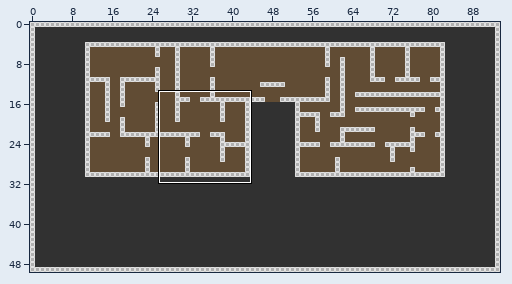
Level history. Tiled map: libGDX Workspace/core/assets/tileMaps/Level1/customset3.tmx. The picture above shows the old version from afar; the outline marks the close-up.
Close-up. Earlier state:
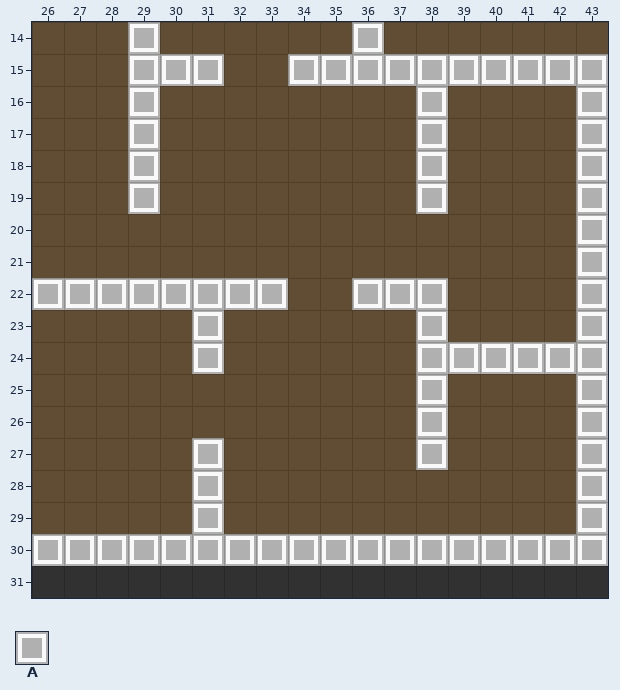
Cells are 32x32 px. Shown: x 26..43, y 14..31. The commit also changed other parts of the map, which this record leaves out.
Key: from "customset3": A 0.
_ is an empty cell.
Layers that did not change in this view are not listed.
Layer "walls" before, first column x 26:
14 ___A______A_______
15 ___AAA__AAAAAAAAAA
16 ___A________A____A
17 ___A________A____A
18 ___A________A____A
19 ___A________A____A
20 _________________A
21 _________________A
22 AAAAAAAA__AAA____A
23 _____A______A____A
24 _____A______AAAAAA
25 ____________A____A
26 ____________A____A
27 _____A______A____A
28 _____A___________A
29 _____A___________A
30 AAAAAAAAAAAAAAAAAA
31 __________________
Once edited:
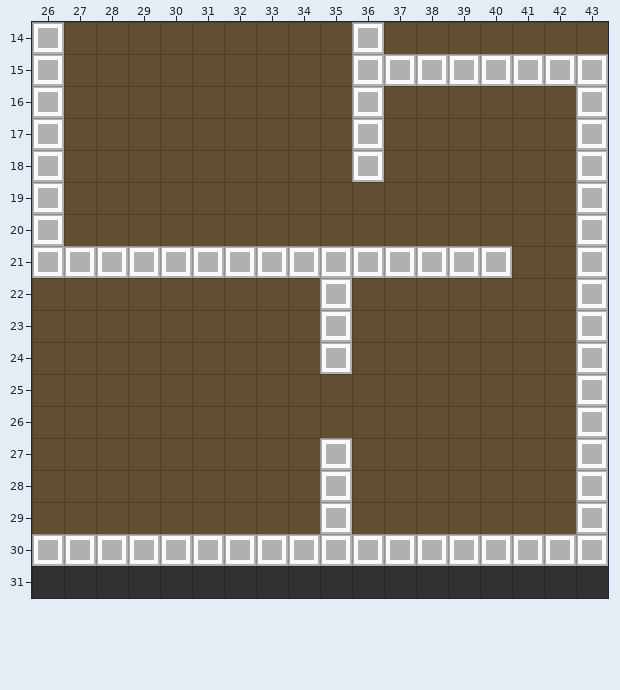
Diff:
Layer "walls":
y 14: x 26 _ -> A; x 29 A -> _
y 15: x 26 _ -> A; x 29..31 AAA -> ___; x 34..35 AA -> __
y 16..18: x 26 _ -> A; x 29 A -> _; x 36 _ -> A; x 38 A -> _
y 19: x 26 _ -> A; x 29 A -> _; x 38 A -> _
y 20: x 26 _ -> A
y 21: x 26..40 _______________ -> AAAAAAAAAAAAAAA
y 22: x 26..33 AAAAAAAA -> ________; x 35..38 _AAA -> A___
y 23: x 31 A -> _; x 35 _ -> A; x 38 A -> _
y 24: x 31 A -> _; x 35 _ -> A; x 38..42 AAAAA -> _____
y 25..26: x 38 A -> _
y 27: x 31 A -> _; x 35 _ -> A; x 38 A -> _
y 28..29: x 31 A -> _; x 35 _ -> A
